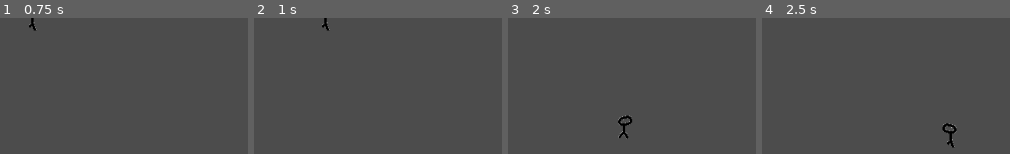
Above: before the commit, frames 1-4 (left to right).
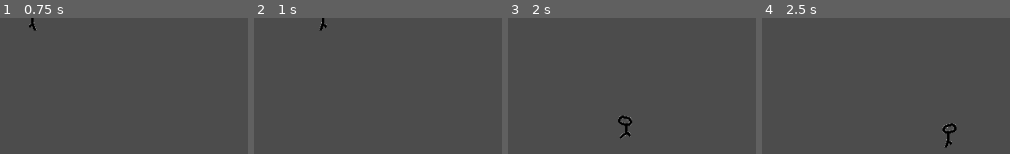
Above: after the commit, the same moments.

Repository: SillyScientists/PaintJam-2018
Game: Godot game, scene res://scenes/entities/player/Player.tscn
Same seed, same stepped clock (60 frames per second), same inputs: the game is played once before the commit and once after it. The project has no main scene, so this scene is started directly.
Inputs:
- Up to frame 1 (0.75 s): tap Enter at 0.5 s; hold Right (ui_right) from 0.53 s (still down)
- Up to frame 2 (1 s): keep holding Right (ui_right)
- Up to frame 3 (2 s): release Right (ui_right) at 1.28 s; hold Down (ui_down) from 1.28 s (still down)
- Up to frame 4 (2.5 s): tap Space at 2 s; release Down (ui_down) at 2.03 s; hold Right (ui_right) from 2.03 s (still down)

Frame 1 is identical in both runs. In frame 2, 0.2% of the frame differs, in the area x 26-31%, y 0-10%; in frame 3, 0.4%, in the area x 44-50%, y 71-89%; in frame 4, 0.4%.

Commit message:
Improve player animation

Diff:
--- a/project.godot
+++ b/project.godot
@@ -13,6 +13,29 @@
 config/name="PaintJam-2018"
 config/icon="res://icon.png"
 
+[input]
+
+ui_left=[ Object(InputEventKey,"resource_local_to_scene":false,"resource_name":"","device":0,"alt":false,"shift":false,"control":false,"meta":false,"command":false,"pressed":false,"scancode":16777231,"unicode":0,"echo":false,"script":null)
+, Object(InputEventJoypadButton,"resource_local_to_scene":false,"resource_name":"","device":0,"button_index":14,"pressure":0.0,"pressed":false,"script":null)
+, Object(InputEventKey,"resource_local_to_scene":false,"resource_name":"","device":0,"alt":false,"shift":false,"control":false,"meta":false,"command":false,"pressed":false,"scancode":65,"unicode":0,"echo":false,"script":null)
+ ]
+ui_right=[ Object(InputEventKey,"resource_local_to_scene":false,"resource_name":"","device":0,"alt":false,"shift":false,"control":false,"meta":false,"command":false,"pressed":false,"scancode":16777233,"unicode":0,"echo":false,"script":null)
+, Object(InputEventJoypadButton,"resource_local_to_scene":false,"resource_name":"","device":0,"button_index":15,"pressure":0.0,"pressed":false,"script":null)
+, Object(InputEventKey,"resource_local_to_scene":false,"resource_name":"","device":0,"alt":false,"shift":false,"control":false,"meta":false,"command":false,"pressed":false,"scancode":68,"unicode":0,"echo":false,"script":null)
+ ]
+ui_up=[ Object(InputEventKey,"resource_local_to_scene":false,"resource_name":"","device":0,"alt":false,"shift":false,"control":false,"meta":false,"command":false,"pressed":false,"scancode":16777232,"unicode":0,"echo":false,"script":null)
+, Object(InputEventJoypadButton,"resource_local_to_scene":false,"resource_name":"","device":0,"button_index":12,"pressure":0.0,"pressed":false,"script":null)
+, Object(InputEventKey,"resource_local_to_scene":false,"resource_name":"","device":0,"alt":false,"shift":false,"control":false,"meta":false,"command":false,"pressed":false,"scancode":87,"unicode":0,"echo":false,"script":null)
+ ]
+ui_down=[ Object(InputEventKey,"resource_local_to_scene":false,"resource_name":"","device":0,"alt":false,"shift":false,"control":false,"meta":false,"command":false,"pressed":false,"scancode":16777234,"unicode":0,"echo":false,"script":null)
+, Object(InputEventJoypadButton,"resource_local_to_scene":false,"resource_name":"","device":0,"button_index":13,"pressure":0.0,"pressed":false,"script":null)
+, Object(InputEventKey,"resource_local_to_scene":false,"resource_name":"","device":0,"alt":false,"shift":false,"control":false,"meta":false,"command":false,"pressed":false,"scancode":83,"unicode":0,"echo":false,"script":null)
+ ]
+
+[input map]
+
+=false
+
 [rendering]
 
 environment/default_environment="res://default_env.tres"
--- a/scenes/entities/player/Player.tscn
+++ b/scenes/entities/player/Player.tscn
@@ -21,12 +21,12 @@
 "frames": [ ExtResource( 2 ), ExtResource( 3 ), ExtResource( 4 ), ExtResource( 5 ) ],
 "loop": true,
 "name": "right",
-"speed": 1.0
+"speed": 5.0
 }, {
 "frames": [ ExtResource( 6 ), ExtResource( 7 ), ExtResource( 8 ), ExtResource( 9 ) ],
 "loop": true,
 "name": "up",
-"speed": 1.0
+"speed": 5.0
 }, {
 "frames": [ ExtResource( 10 ) ],
 "loop": true,
@@ -36,7 +36,7 @@
 "frames": [ ExtResource( 11 ), ExtResource( 12 ), ExtResource( 13 ), ExtResource( 14 ) ],
 "loop": true,
 "name": "down",
-"speed": 1.0
+"speed": 5.0
 } ]
 
 [sub_resource type="CapsuleShape2D" id=2]
